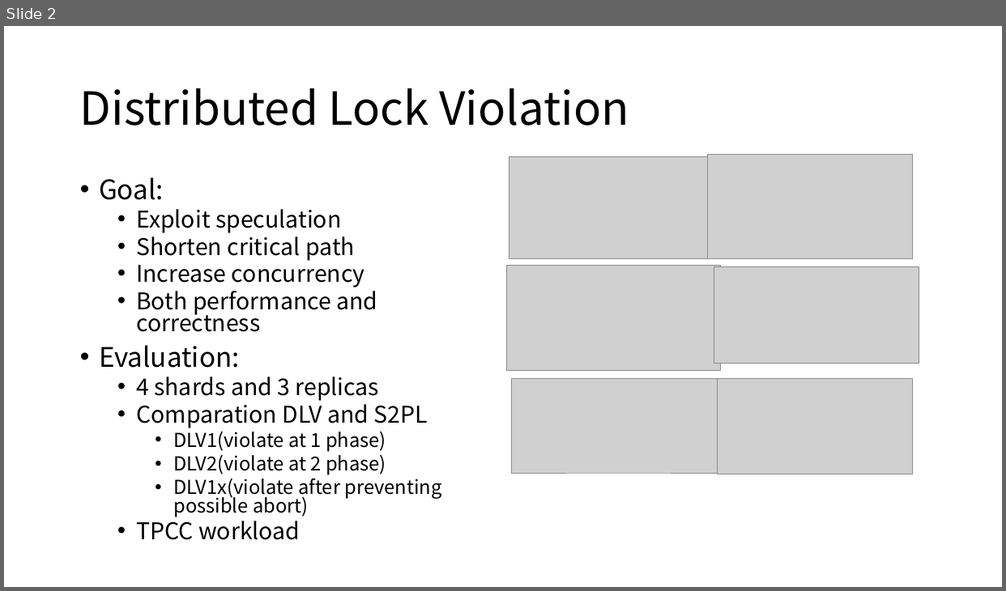
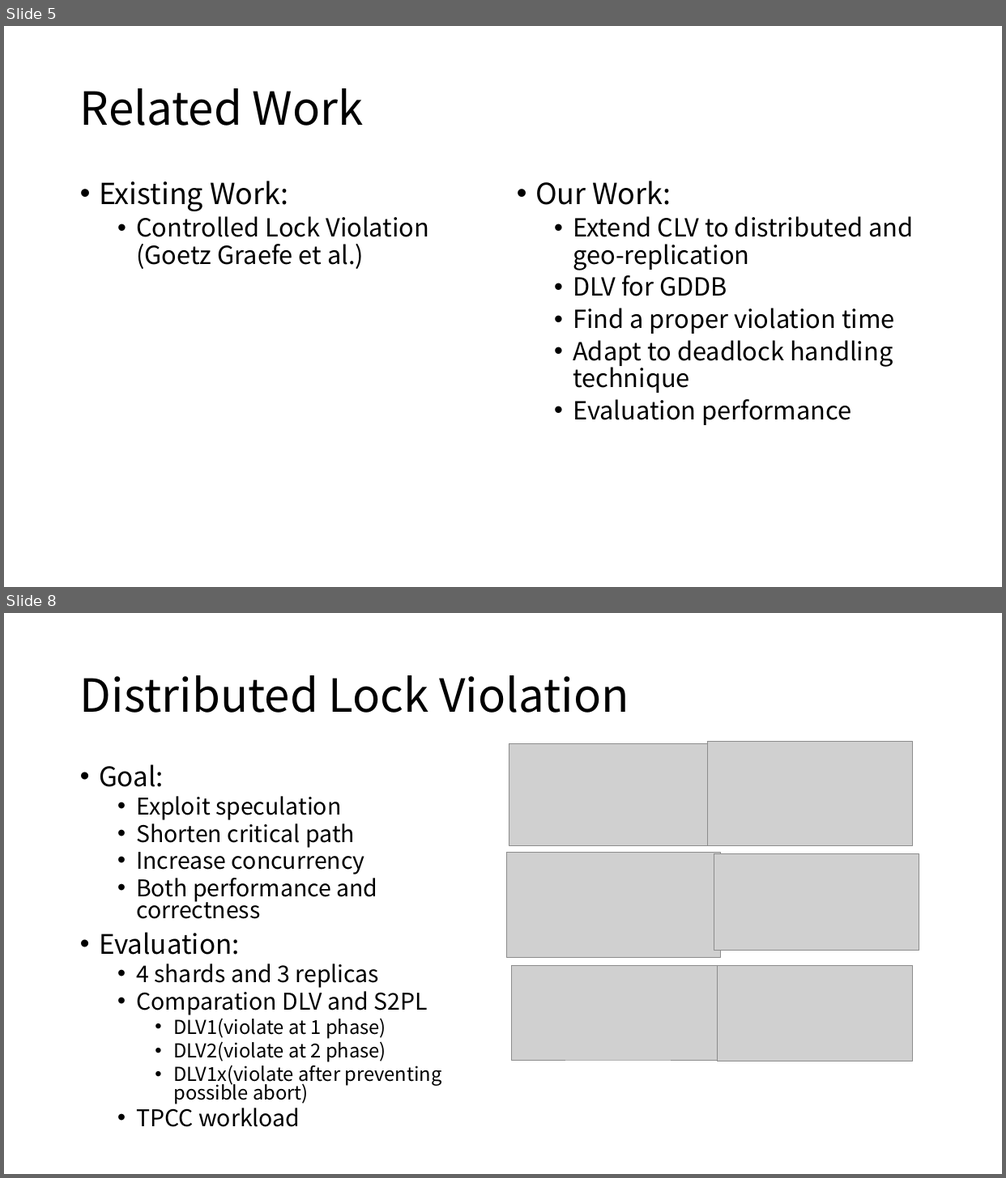
Before and after one commit to ybbh/dlv, a slide deck: figure/DLV.pptx. Shown one above the other, each under a label of ours: slide 2 before the commit, slides 5 and 8 after it; the slides between them are not shown. The pictures are 1006x591 and 1006x1178 pixels, drawn with LibreOffice and Linux fonts; fonts in the diff are those of the drawing; grey boxes stand for pictures. Boxes give left, top, right and bottom in pixels: in the first picture for what was removed or moved away, otherwise in the second. Text is boxed around its words. In the diff, an @@ line names an element or a change of style, - is before the commit and + after.

```diff
--- a/figure/DLV.pptx
+++ b/figure/DLV.pptx
@@ slide 5 added at (4, 26, 1002, 587), background #FFFFFF @@
@@ title added at (80, 88, 364, 126), 44 pt, text #000000 @@
+Related Work
@@ text added at (99, 181, 429, 269), 24 pt, text #000000 @@
+• Existing Work:
+  • Controlled Lock Violation (Goetz Graefe et al.)
@@ text added at (535, 181, 913, 425), 24 pt, text #000000 @@
+• Our Work:
+  • Extend CLV to distributed and geo-replication
+  • DLV for GDDB
+  • Find a proper violation time
+  • Adapt to deadlock handling technique
+  • Evaluation performance
@@ what was slide 2 is now slide 8 @@
```
Also in this commit, not shown: 9 other slides added, 1 slide removed, 2 other files.
